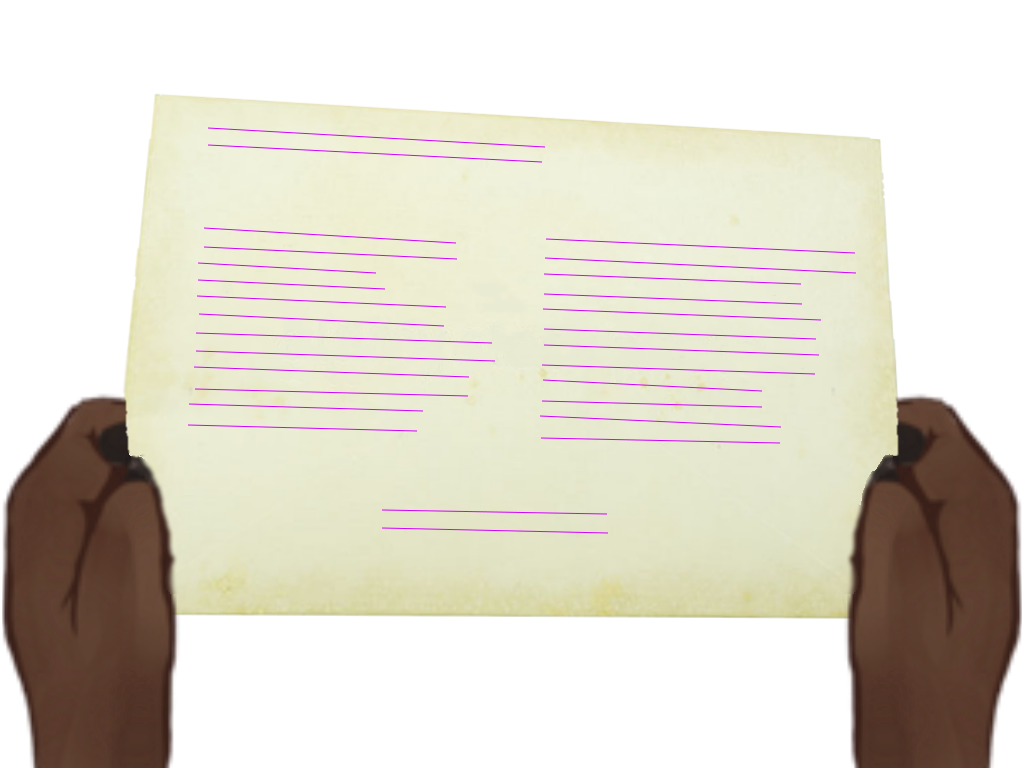
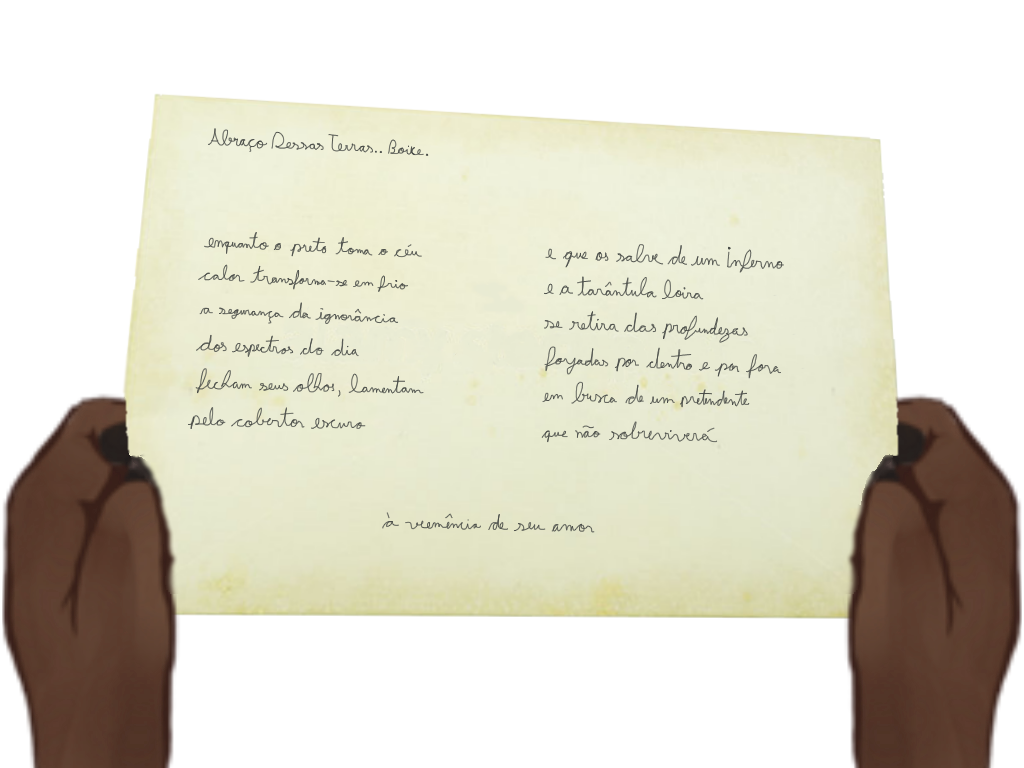
Revision of a layered w=1024, h=768 image; what changed, layer by layer:
added layer "Texto" above "Linha Texto" over [188, 128, 784, 533]
hid "Linha Texto" over [188, 127, 856, 534]
